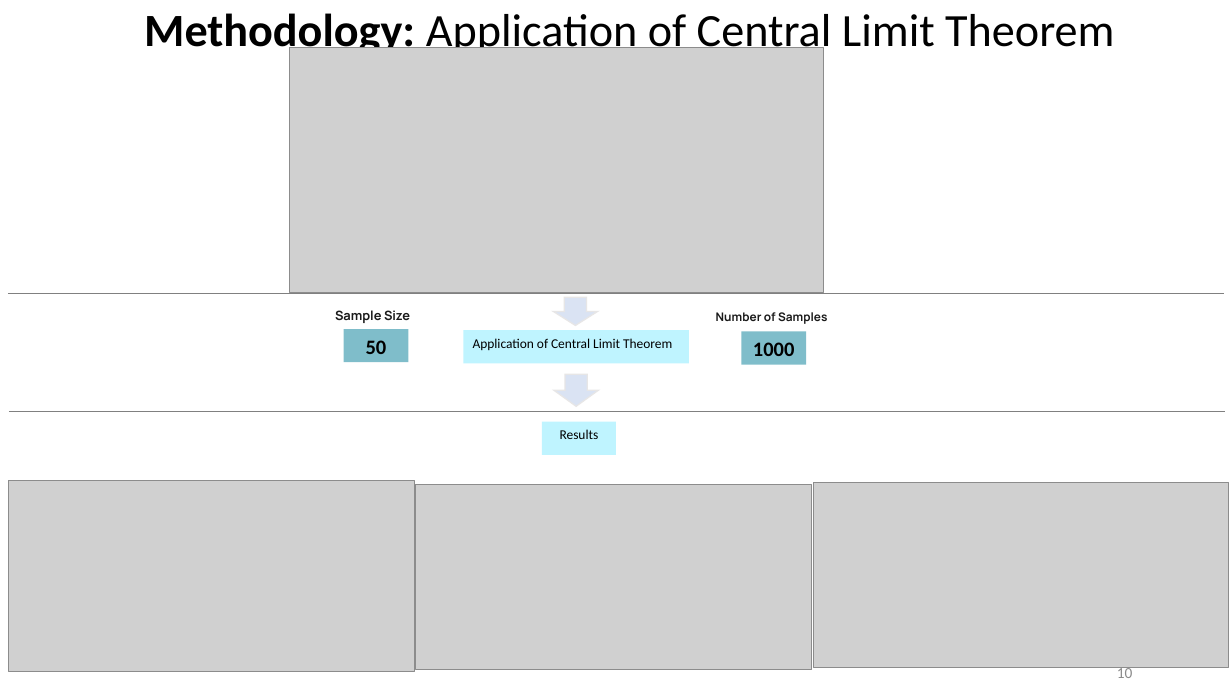
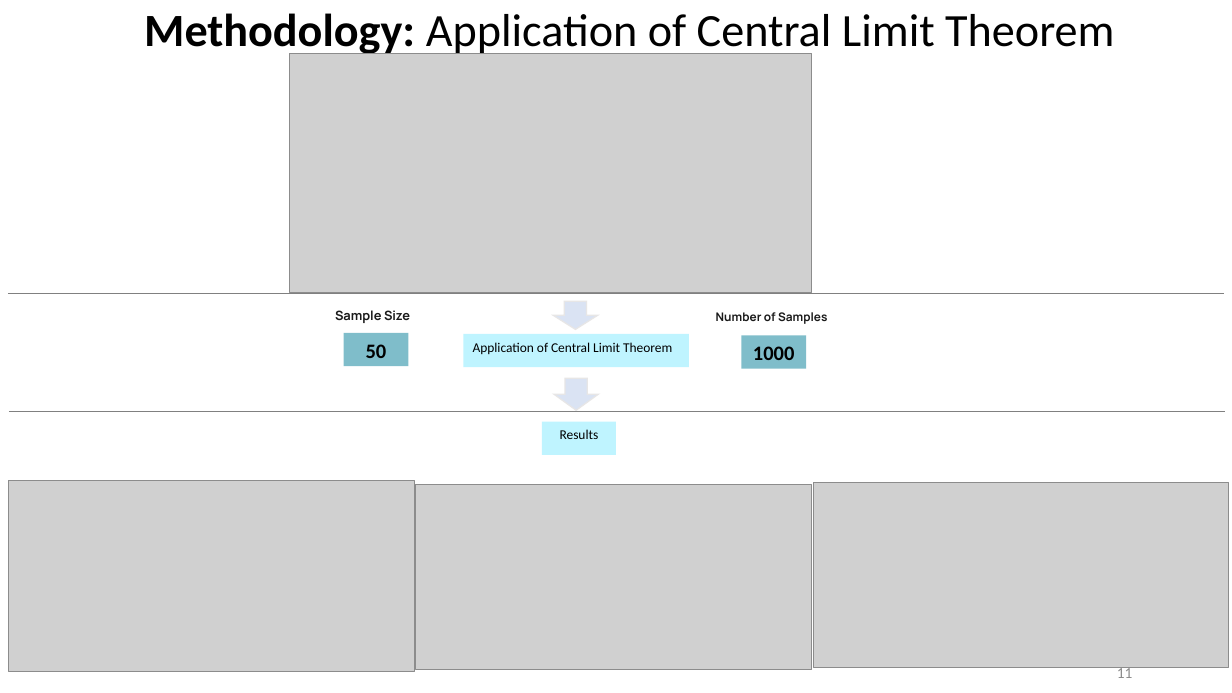
Before and after one commit to ADA-GWU/guidedresearchproject-tmehtiyev2019, a slide deck: slide 11 of presentations/Final Presentation-Tural Mehtiyev.pptx (slide 10 before the commit). Drawn at 1232x693 pixels with LibreOffice and Linux fonts; fonts in the diff are those of the drawing; grey boxes stand for pictures. Boxes give left, top, right and bottom in pixels: in the first picture for what was removed or moved away, otherwise in the second. Text is boxed around its words. In the diff, an @@ line names an element or a change of style, - is before the commit and + after.

```diff
--- a/presentations/Final Presentation-Tural Mehtiyev.pptx
+++ b/presentations/Final Presentation-Tural Mehtiyev.pptx
@@ picture: place and size @@
-picture at (289,48,823,293)
+picture at (289,54,811,293)
@@ 3 rectangles, 2 down arrows: place and size @@
-3 rectangles, 2 down arrows at (344,298,806,407)
+3 rectangles, 2 down arrows at (344,301,806,410)
@@ page number at (1117,665,1133,678): text changed @@
-10
+11
```
Also in this commit, not shown: 2 other slides changed, 1 slide added, 4 other files.
